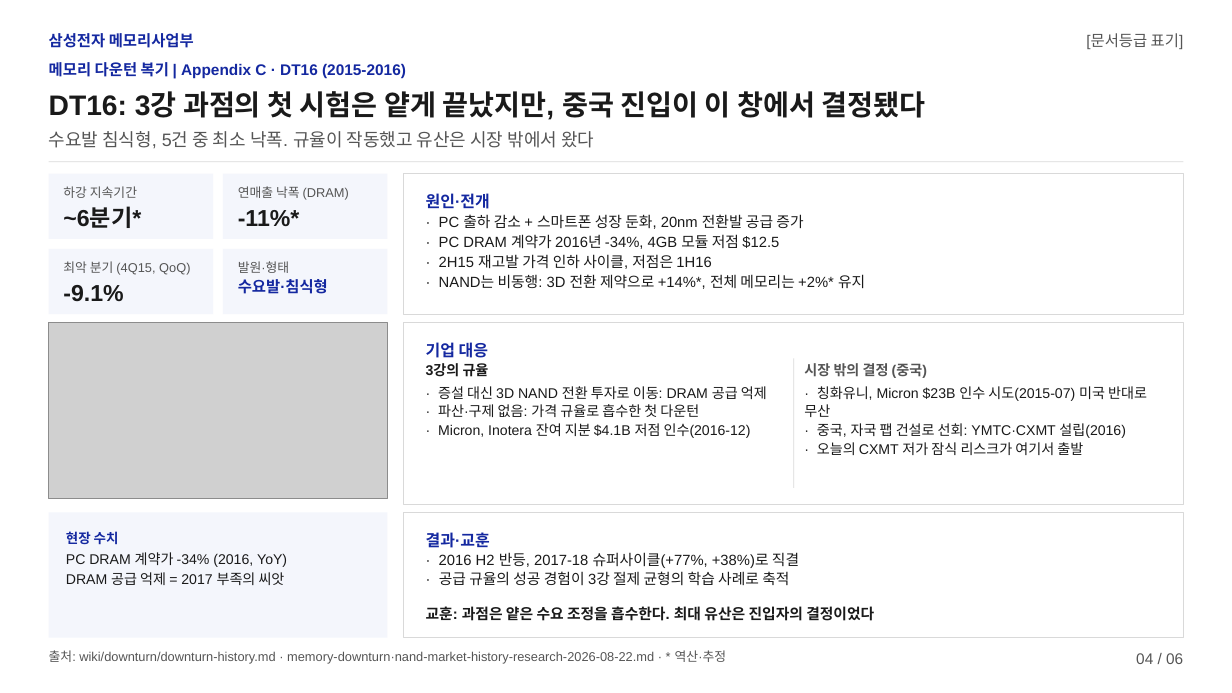
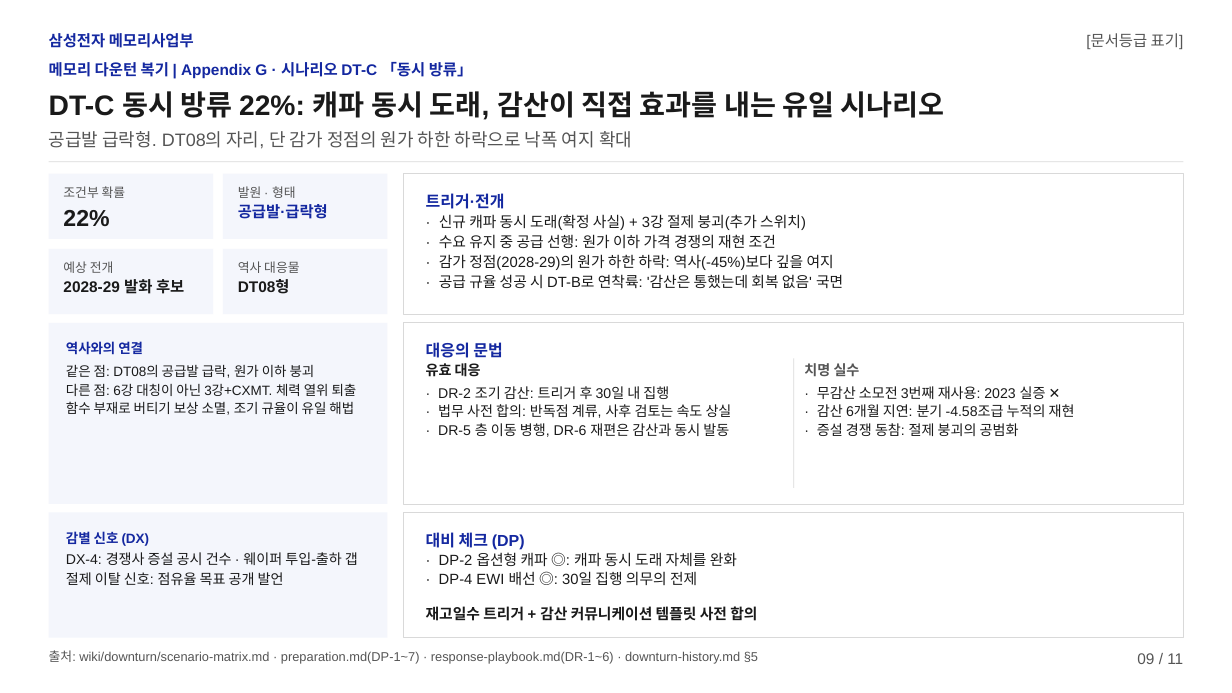
Before and after one commit to k31001/action-learning, a slide deck: slide 9 of outputs/presentation/downturn-review.pptx (slide 4 before the commit). Drawn at 1232x693 pixels with LibreOffice and Linux fonts; fonts in the diff are those of the drawing; grey boxes stand for pictures. Boxes give left, top, right and bottom in pixels: in the first picture for what was removed or moved away, otherwise in the second. Text is boxed around its words. In the diff, an @@ line names an element or a change of style, - is before the commit and + after.

```diff
--- a/outputs/presentation/downturn-review.pptx
+++ b/outputs/presentation/downturn-review.pptx
@@ text at [49, 62, 473, 78]: text changed @@
-메모리 다운턴 복기 | Appendix C · DT16 (2015-2016)
+메모리 다운턴 복기 | Appendix G · 시나리오 DT-C 「동시 방류」
@@ text at [49, 91, 945, 120]: text changed @@
-DT16: 3강 과점의 첫 시험은 얕게 끝났지만, 중국 진입이 이 창에서 결정됐다
+DT-C 동시 방류 22%: 캐파 동시 도래, 감산이 직접 효과를 내는 유일 시나리오
@@ text at [49, 131, 632, 149]: text changed @@
-수요발 침식형, 5건 중 최소 낙폭. 규율이 작동했고 유산은 시장 밖에서 왔다
+공급발 급락형. DT08의 자리, 단 감가 정점의 원가 하한 하락으로 낙폭 여지 확대
@@ text at [63, 186, 126, 198]: text changed @@
-하강 지속기간
+조건부 확률
@@ text at [238, 186, 296, 198]: spaces changed @@
-발원·형태
+발원 · 형태
@@ text at [238, 204, 328, 219]: text changed; size 27 to 18 pt; text colour #1A1A1A to #1428A0 @@
--11%*
+공급발·급락형
@@ text removed at [238, 186, 349, 200] @@
-연매출 낙폭 (DRAM)
@@ text at [426, 193, 505, 209]: text changed @@
-원인·전개
+트리거·전개
@@ text at [63, 210, 109, 226]: text changed @@
-~6분기*
+22%
@@ text at [439, 214, 843, 288]: text changed @@
-· PC 출하 감소 + 스마트폰 성장 둔화, 20nm 전환발 공급 증가
-· PC DRAM 계약가 2016년 -34%, 4GB 모듈 저점 $12.5
-· 2H15 재고발 가격 인하 사이클, 저점은 1H16
-· NAND는 비동행: 3D 전환 제약으로 +14%*, 전체 메모리는 +2%* 유지
+· 신규 캐파 동시 도래(확정 사실) + 3강 절제 붕괴(추가 스위치)
+· 수요 유지 중 공급 선행: 원가 이하 가격 경쟁의 재현 조건
+· 감가 정점(2028-29)의 원가 하한 하락: 역사(-45%)보다 깊을 여지
+· 공급 규율 성공 시 DT-B로 연착륙: '감산은 통했는데 회복 없음' 국면
@@ text at [63, 261, 114, 273]: text changed @@
-최악 분기 (4Q15, QoQ)
+예상 전개
@@ text added at [238, 261, 299, 273], 15 pt, text #555555 @@
+역사 대응물
@@ text at [63, 279, 184, 294]: text changed; size 27 to 18 pt @@
--9.1%
+2028-29 발화 후보
@@ text at [238, 280, 290, 294]: text changed; text colour #1428A0 to #1A1A1A @@
-수요발·침식형
+DT08형
@@ picture removed at [49, 323, 387, 498] @@
@@ rectangle added at [49, 323, 387, 504], fill #F4F6FC @@
@@ text added at [66, 341, 143, 355], 15.8 pt, text #1428A0, bold @@
+역사와의 연결
@@ text at [426, 342, 502, 358]: text changed @@
-기업 대응
+대응의 문법
@@ text added at [66, 365, 357, 415], 15.8 pt, text #1A1A1A @@
+같은 점: DT08의 공급발 급락, 원가 이하 붕괴
+다른 점: 6강 대칭이 아닌 3강+CXMT. 체력 열위 퇴출 함수 부재로 버티기 보상 소멸, 조기 규율이 유일 해법
@@ text at [426, 363, 481, 377]: text changed @@
-3강의 규율
+유효 대응
@@ text at [438, 386, 732, 437]: text changed @@
-· 증설 대신 3D NAND 전환 투자로 이동: DRAM 공급 억제
-· 파산·구제 없음: 가격 규율로 흡수한 첫 다운턴
-· Micron, Inotera 잔여 지분 $4.1B 저점 인수(2016-12)
+· DR-2 조기 감산: 트리거 후 30일 내 집행
+· 법무 사전 합의: 반독점 계류, 사후 검토는 속도 상실
+· DR-5 층 이동 병행, DR-6 재편은 감산과 동시 발동
@@ text at [804, 363, 860, 377]: text changed @@
-시장 밖의 결정 (중국)
+치명 실수
@@ text at [817, 386, 1075, 436]: text changed @@
-· 칭화유니, Micron $23B 인수 시도(2015-07) 미국 반대로 무산
-· 중국, 자국 팹 건설로 선회: YMTC·CXMT 설립(2016)
-· 오늘의 CXMT 저가 잠식 리스크가 여기서 출발
+· 무감산 소모전 3번째 재사용: 2023 실증 ✕
+· 감산 6개월 지연: 분기 -4.58조급 누적의 재현
+· 증설 경쟁 동참: 절제 붕괴의 공범화
@@ text at [66, 531, 150, 546]: text changed @@
-현장 수치
+감별 신호 (DX)
@@ text at [426, 532, 525, 550]: text changed @@
-결과·교훈
+대비 체크 (DP)
@@ text at [66, 552, 358, 585]: text changed @@
-PC DRAM 계약가 -34% (2016, YoY)
-DRAM 공급 억제 = 2017 부족의 씨앗
+DX-4: 경쟁사 증설 공시 건수 · 웨이퍼 투입-출하 갭
+절제 이탈 신호: 점유율 목표 공개 발언
@@ text at [439, 552, 737, 585]: text changed @@
-· 2016 H2 반등, 2017-18 슈퍼사이클(+77%, +38%)로 직결
-· 공급 규율의 성공 경험이 3강 절제 균형의 학습 사례로 축적
+· DP-2 옵션형 캐파 ◎: 캐파 동시 도래 자체를 완화
+· DP-4 EWI 배선 ◎: 30일 집행 의무의 전제
@@ text at [426, 606, 757, 621]: text changed @@
-교훈: 과점은 얕은 수요 조정을 흡수한다. 최대 유산은 진입자의 결정이었다
+재고일수 트리거 + 감산 커뮤니케이션 템플릿 사전 합의
@@ text at [49, 650, 758, 664]: text changed @@
-출처: wiki/downturn/downturn-history.md · memory-downturn·nand-market-history-research-2026-08-22.md · * 역산·추정
+출처: wiki/downturn/scenario-matrix.md · preparation.md(DP-1~7) · response-playbook.md(DR-1~6) · downturn-history.md §5
@@ text at [1137, 653, 1183, 664]: text changed @@
-04 / 06
+09 / 11
```
Also in this commit, not shown: 5 other slides changed, 5 slides added, 12 other files.
